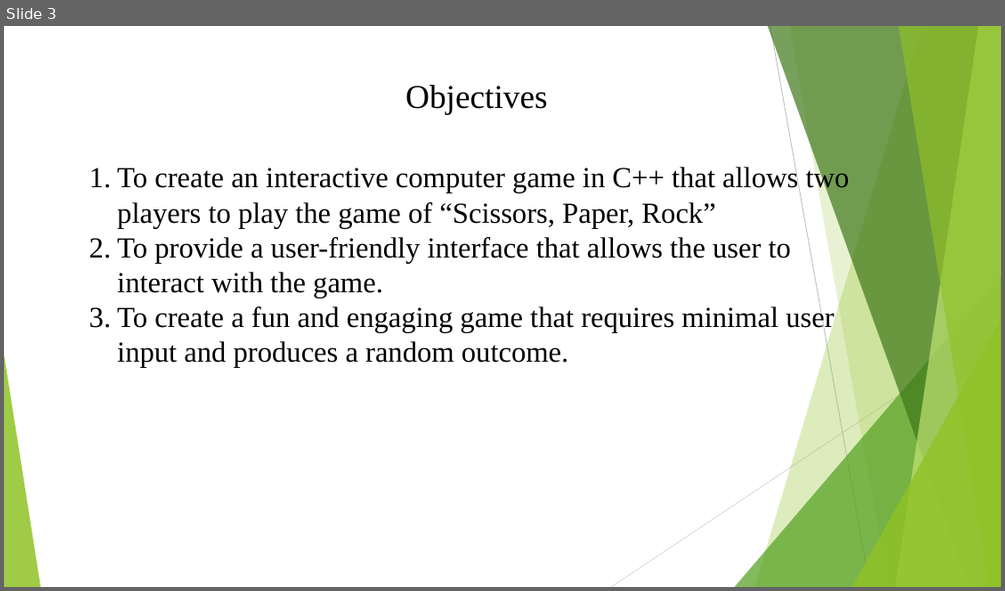
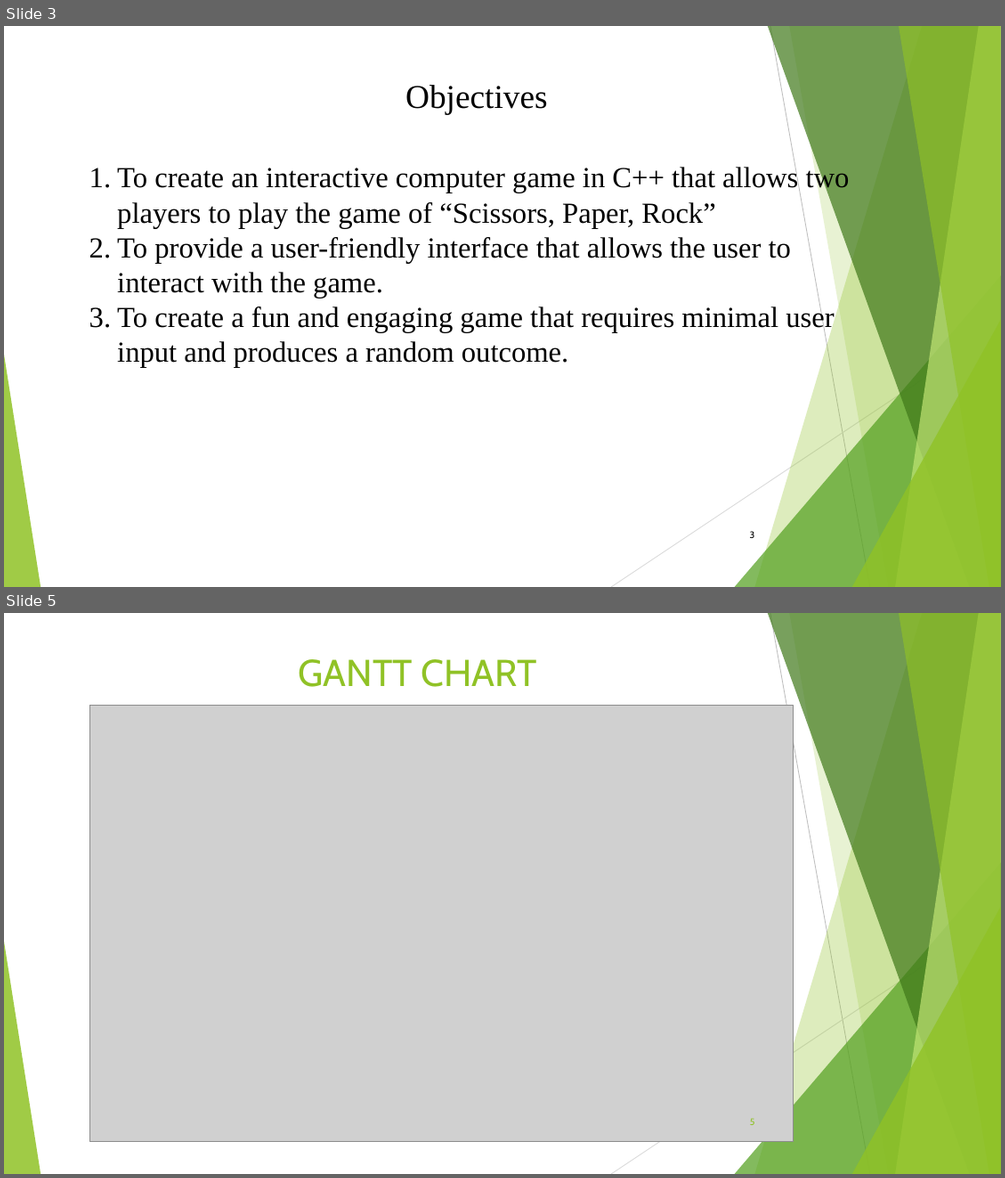
Before and after one commit to atullya/NCCS, a slide deck: Projects/SecondSem/Scissors, Paper Rock Game.pptx. Shown one above the other, each under a label of ours: slide 3 before the commit, slides 3 and 5 after it; the slides between them are not shown. The pictures are 1005x591 and 1005x1178 pixels, drawn with LibreOffice and Linux fonts; fonts in the diff are those of the drawing; grey boxes stand for pictures. Boxes give left, top, right and bottom in pixels: in the first picture for what was removed or moved away, otherwise in the second. Text is boxed around its words. In the diff, an @@ line names an element or a change of style, - is before the commit and + after.

```diff
--- a/Projects/SecondSem/Scissors, Paper Rock Game.pptx
+++ b/Projects/SecondSem/Scissors, Paper Rock Game.pptx
@@ slide 5 added at [4,613,1001,1174], background #FFFFFF; not listed: 10 template elements that a slide beside it also shows @@
@@ title added at [299,659,537,687], 36 pt, text #90C226 @@
+GANTT CHART
@@ picture added at [90,706,793,1142] @@
@@ page number added at [750,1118,755,1125], 9 pt, text #90C226 @@
+5
@@ slide 3 changed as well @@
@@ page number added at [750,531,755,538], 9 pt, text #000000 @@
+3
```
Also in this commit, not shown: 2 other slides changed, 3 other slides added, 7 slides removed.
